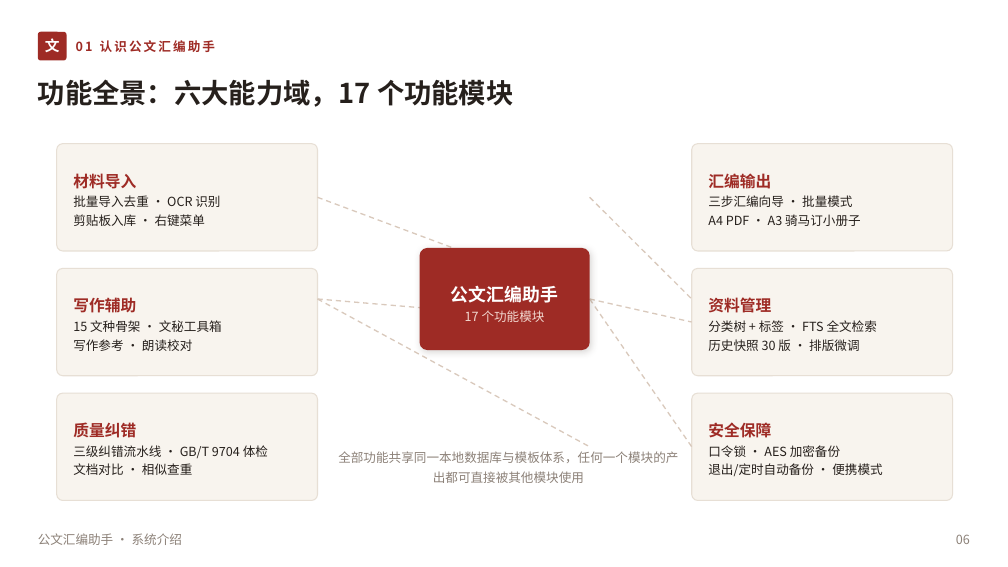
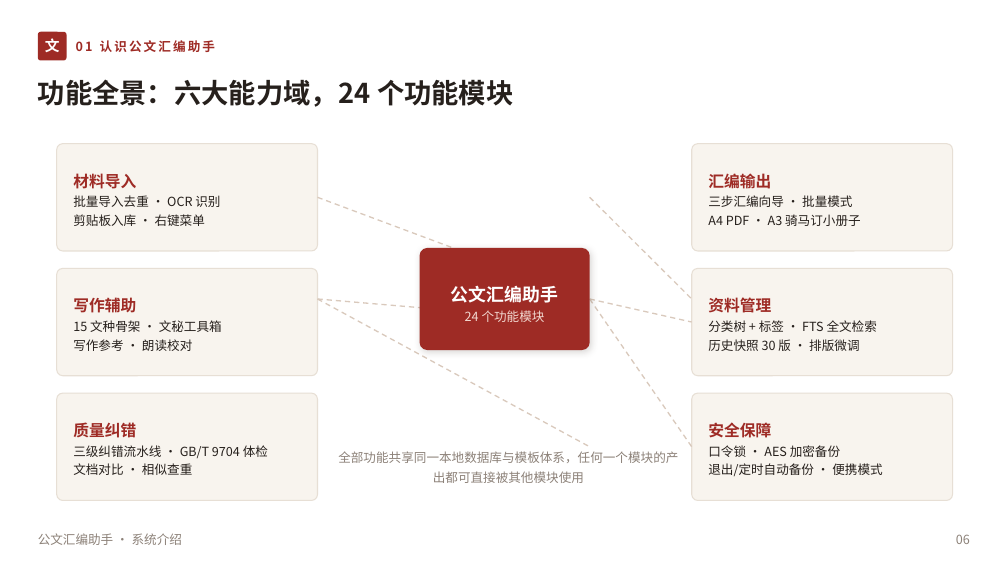
Before and after one commit to lzh745200/gwtool, a slide deck: slide 6 of 公文汇编助手-系统介绍.pptx. Drawn at 1008x567 pixels with LibreOffice and Linux fonts; fonts in the diff are those of the drawing. Boxes give left, top, right and bottom in pixels: in the first picture for what was removed or moved away, otherwise in the second. Text is boxed around its words. In the diff, an @@ line names an element or a change of style, - is before the commit and + after.

```diff
--- a/公文汇编助手-系统介绍.pptx
+++ b/公文汇编助手-系统介绍.pptx
@@ text at (38,79,514,107): text changed @@
-功能全景：六大能力域，17 个功能模块
+功能全景：六大能力域，24 个功能模块
@@ text at (465,310,545,322): text changed @@
-17 个功能模块
+24 个功能模块
```
Also in this commit, not shown: 15 other slides changed, 4 other files.
